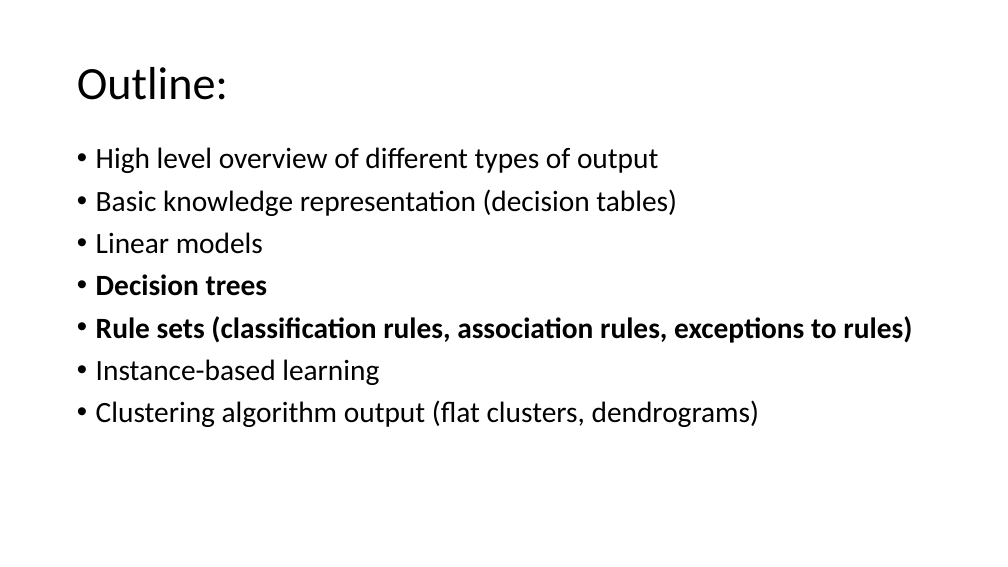
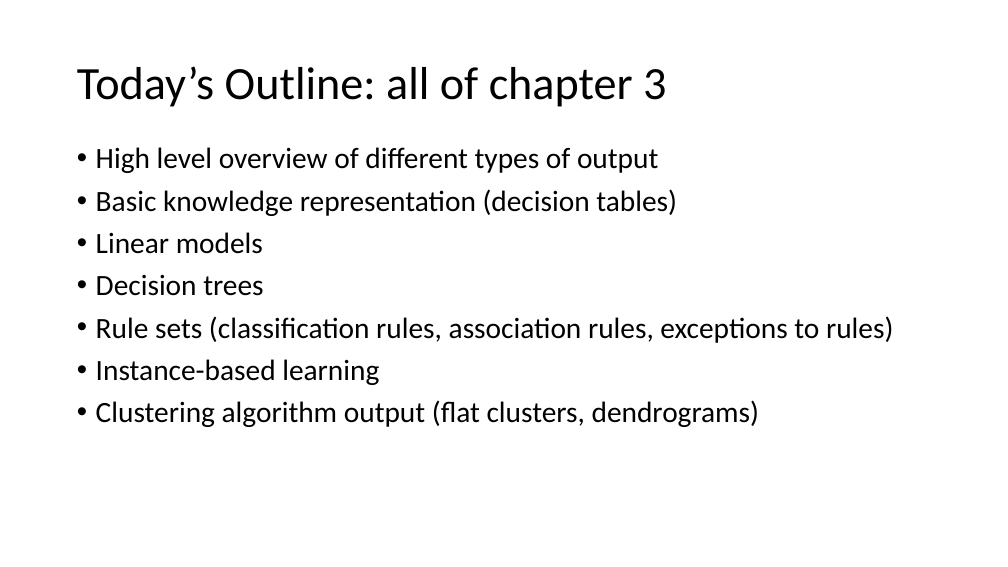
Before and after one commit to russellu/cs405, a slide deck: slide 3 of Lecture_03.pptx. Drawn at 1008x567 pixels with LibreOffice and Linux fonts; fonts in the diff are those of the drawing. Boxes give left, top, right and bottom in pixels: in the first picture for what was removed or moved away, otherwise in the second. Text is boxed around its words. In the diff, an @@ line names an element or a change of style, - is before the commit and + after.

```diff
--- a/Lecture_03.pptx
+++ b/Lecture_03.pptx
@@ title at (77,66,666,107): text changed @@
-Outline:
+Today’s Outline: all of chapter 3
@@ text at (96,274,893,343): bold off in "Decision trees", "Rule sets (classification rules, association rules, exceptio ..." @@
```
Also in this commit, not shown: 9 other slides changed, 3 slides added, 1 slide removed, 1 other file.
